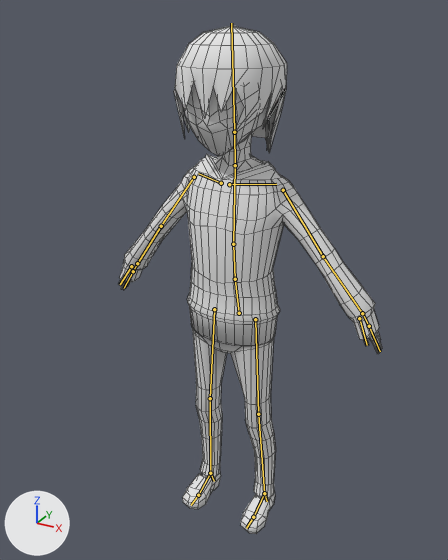
The Blender file Assets/Models/char_hero.blend: old version first, new version second.
Before and after are seen from a 50 mm lens placed at (0.782, -1.489, 1.58), pointed at (0.011, -0.087, 0.88). Arrows for +X, +Y and +Z are at lower left; the lights stay in place. The bones that bend it are drawn over the model as lines. Mesh edges are drawn as thin lines.
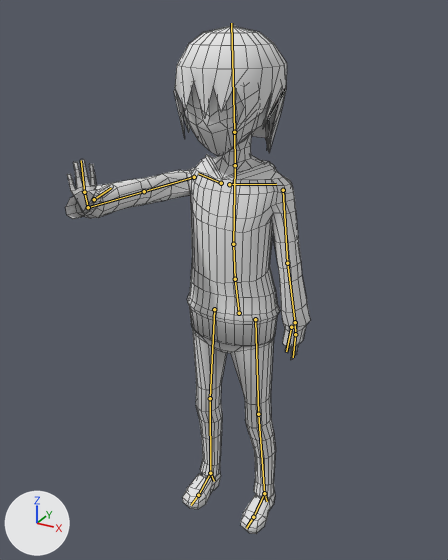
The newer file adds an action. The first version stands in its rest pose; the second is drawn at frame 10 of the action 'attack'.

The change in detail:
Bone 'upper_arm.L' (bone_upper_arm_l) turns from (0, 0, 0) to (-3, 0, -30) degrees about its own x, y and z.
Bone 'upper_arm.R' (bone_upper_arm_r) turns from (0, 0, 0) to (89, 2, 42) degrees about its own x, y and z.
Bone 'forearm.R' (bone_forearm_r) turns from (0, 0, 0) to (8, -42, -5) degrees about its own x, y and z.
Bone 'hand.R' (bone_hand_r) turns from (0, 0, 0) to (-54, -22, -46) degrees about its own x, y and z.
Bone 'thumb.R' (bone_thumb_r) turns from (0, 0, 0) to (-73, -35, 25) degrees about its own x, y and z.

Location of each change, [x1, y1, x2, y2] in pixels of the pictures (448 x 560 px):
'mesh', posed (7% narrower): before [118, 26, 382, 534]; after [65, 26, 310, 534]
bone 'upper_arm.L', root to tip: before (283, 190) to (323, 256); after (283, 190) to (287, 263)
bone 'upper_arm.R', root to tip: before (194, 177) to (161, 226); after (194, 177) to (144, 191)
bone 'forearm.R', root to tip: before (161, 226) to (137, 263); after (144, 191) to (88, 207)
bone 'hand.R', root to tip: before (137, 263) to (133, 271); after (88, 207) to (84, 192)
bone 'thumb.R', root to tip: before (131, 266) to (120, 284); after (94, 199) to (111, 188)
